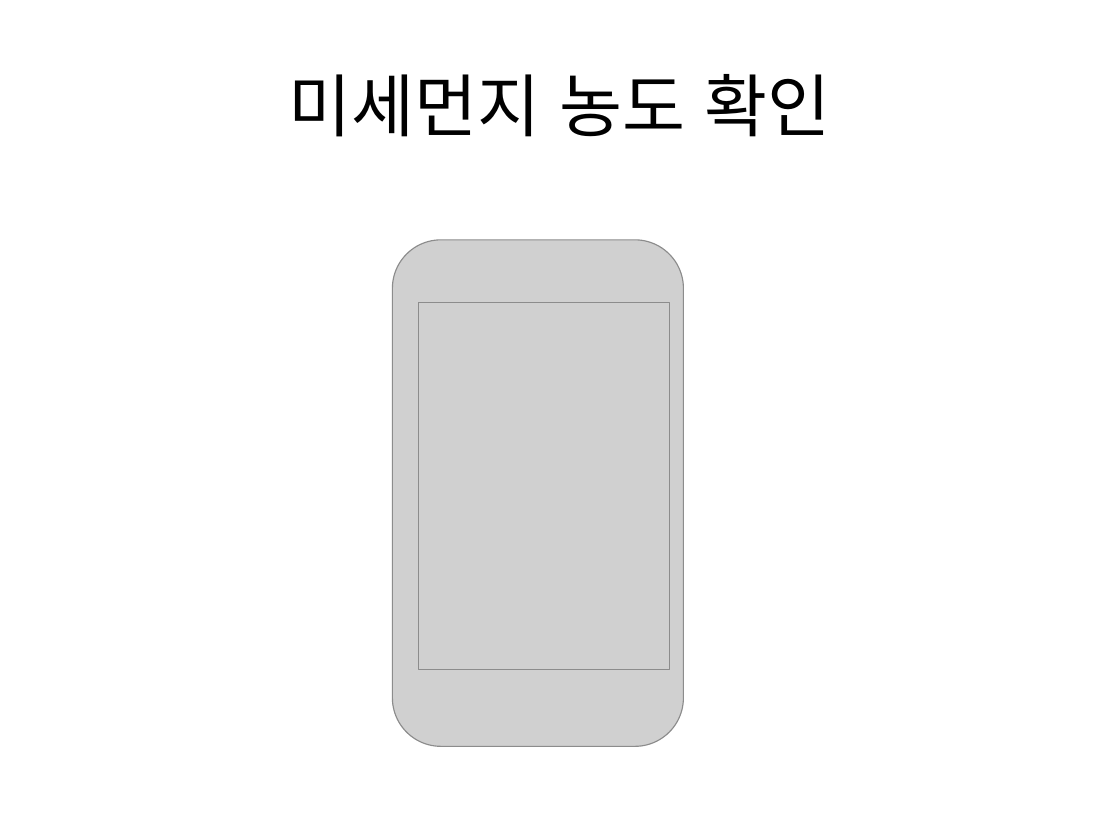
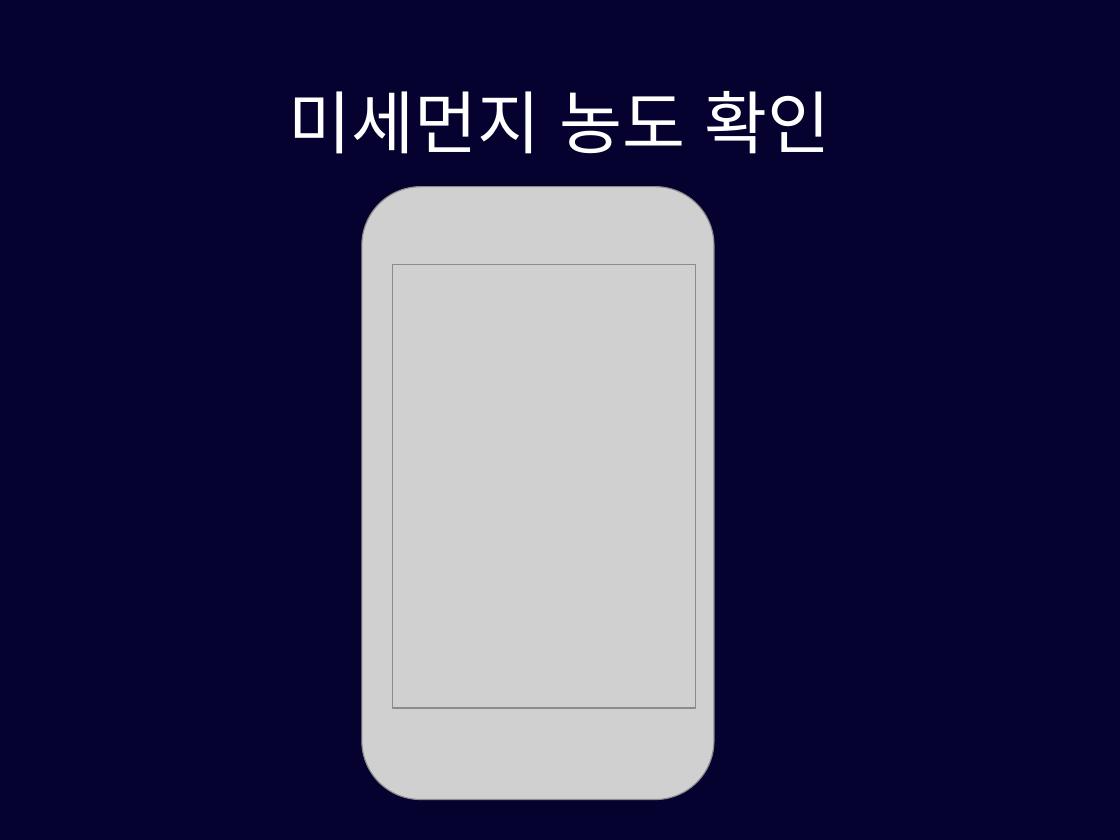
Before and after one commit to pasongsj/ideatone, a slide deck: slide 7 of ideatoneppt.pptx. Drawn at 1120x840 pixels with LibreOffice and Linux fonts; fonts in the diff are those of the drawing; grey boxes stand for pictures. Boxes give left, top, right and bottom in pixels: in the first picture for what was removed or moved away, otherwise in the second. Text is boxed around its words. In the diff, an @@ line names an element or a change of style, - is before the commit and + after.

```diff
--- a/ideatoneppt.pptx
+++ b/ideatoneppt.pptx
@@ background #FFFFFF to #05022F @@
@@ title "미세먼지 농도 확인": place and size @@
-title "미세먼지 농도 확인" at box(289, 74, 831, 137)
+title "미세먼지 농도 확인" at box(289, 91, 831, 154)
@@ title "미세먼지 농도 확인" at box(289, 91, 831, 154): text colour #000000 to #FFFFFF; line spacing 1 to 0.9 @@
@@ picture: place and size @@
-picture at box(392, 240, 683, 746)
+picture at box(362, 187, 713, 800)
@@ picture: place and size @@
-picture at box(419, 302, 670, 669)
+picture at box(392, 264, 696, 708)
```
Also in this commit, not shown: 17 other slides changed, 2 slides added, 3 slides removed, 1 other file.
